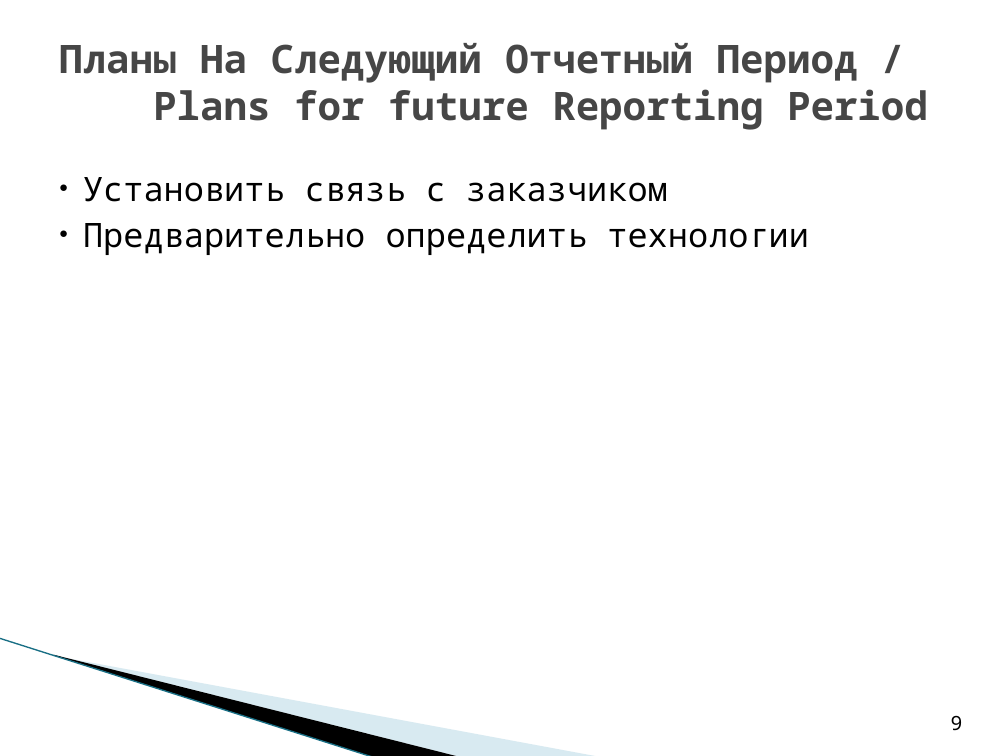
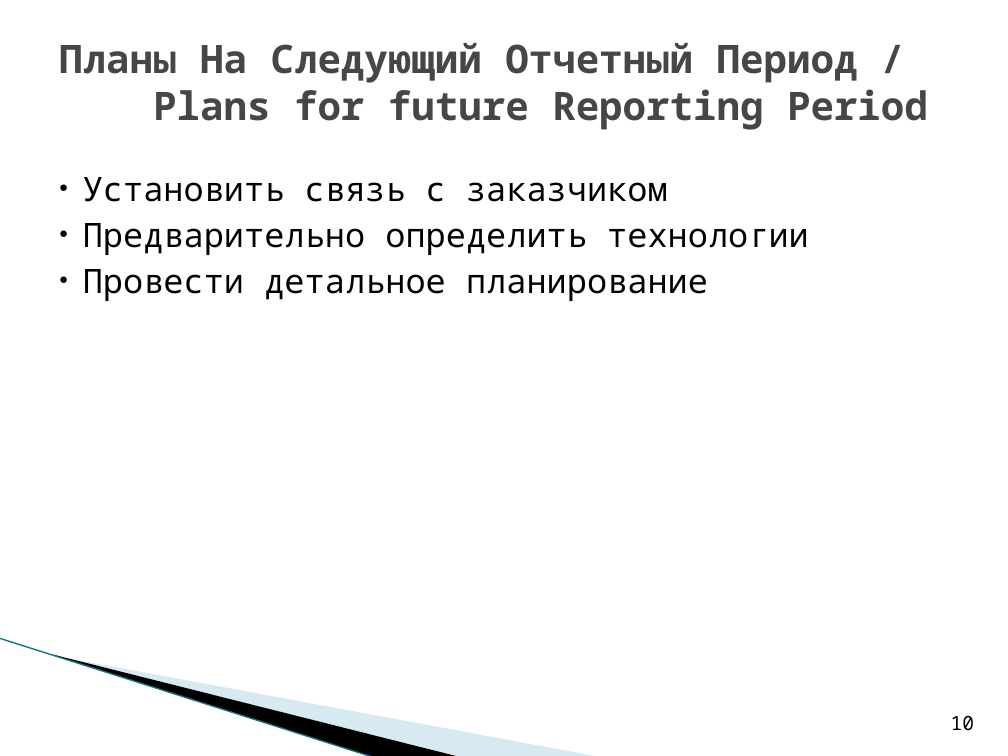
Before and after one commit to saviord7/applicant-service, a slide deck: slide 10 of reports/7_project_report_template_LETI_2021 (Rus-Eng).ppt (slide 9 before the commit). Drawn at 1008x756 pixels with LibreOffice and Linux fonts; fonts in the diff are those of the drawing; background and template pictures are left out. Boxes give left, top, right and bottom in pixels: in the first picture for what was removed or moved away, otherwise in the second. Text is boxed around its words. In the diff, an @@ line names an element or a change of style, - is before the commit and + after.

```diff
--- a/reports/7_project_report_template_LETI_2021 (Rus-Eng).ppt
+++ b/reports/7_project_report_template_LETI_2021 (Rus-Eng).ppt
@@ text at (83, 269, 708, 301): paragraph added @@
+● Провести детальное планирование
@@ page number at (951, 716, 975, 730): text changed @@
-9
+10
```
Also in this commit, not shown: 7 other slides changed, 1 slide added.
